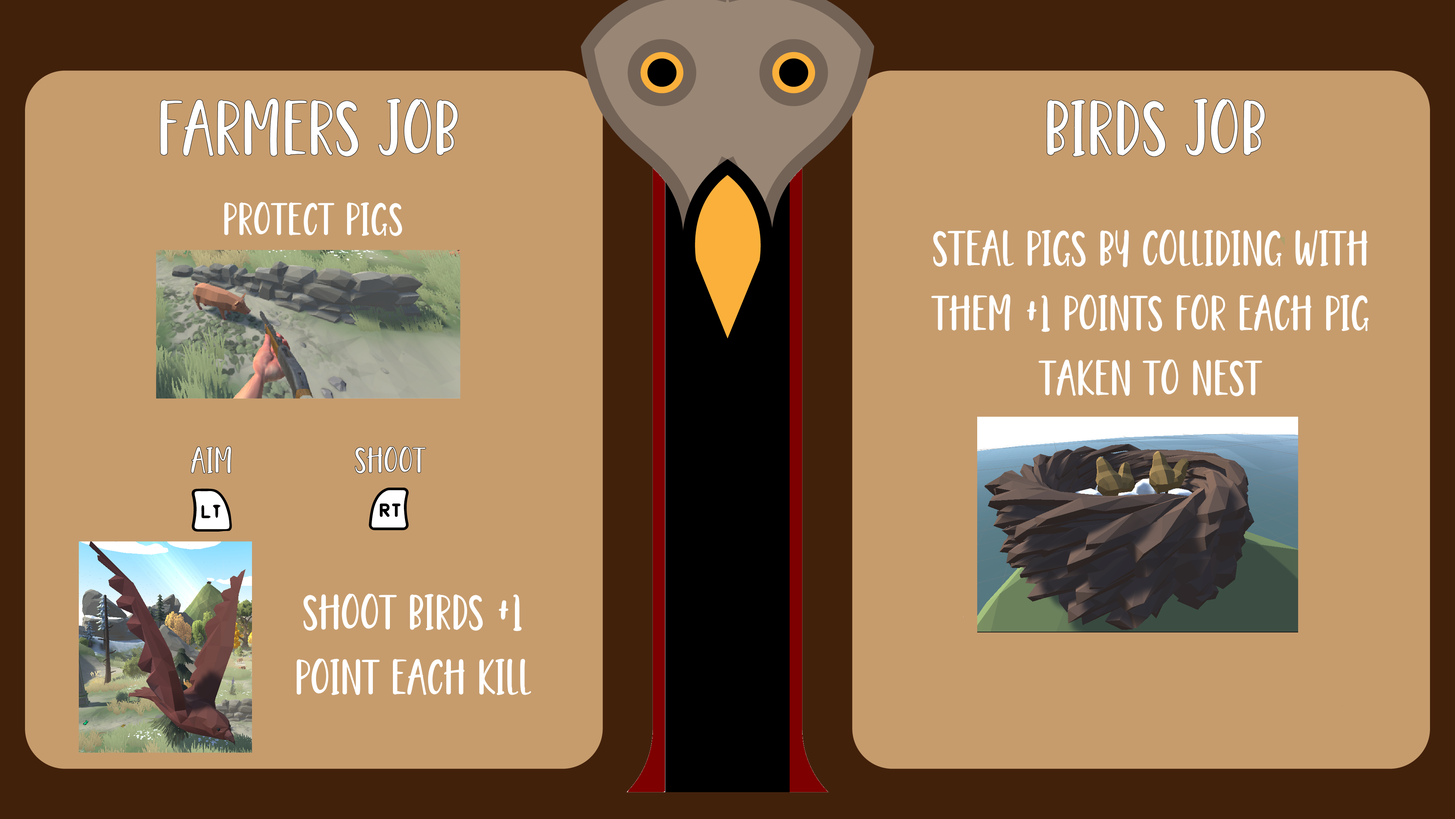
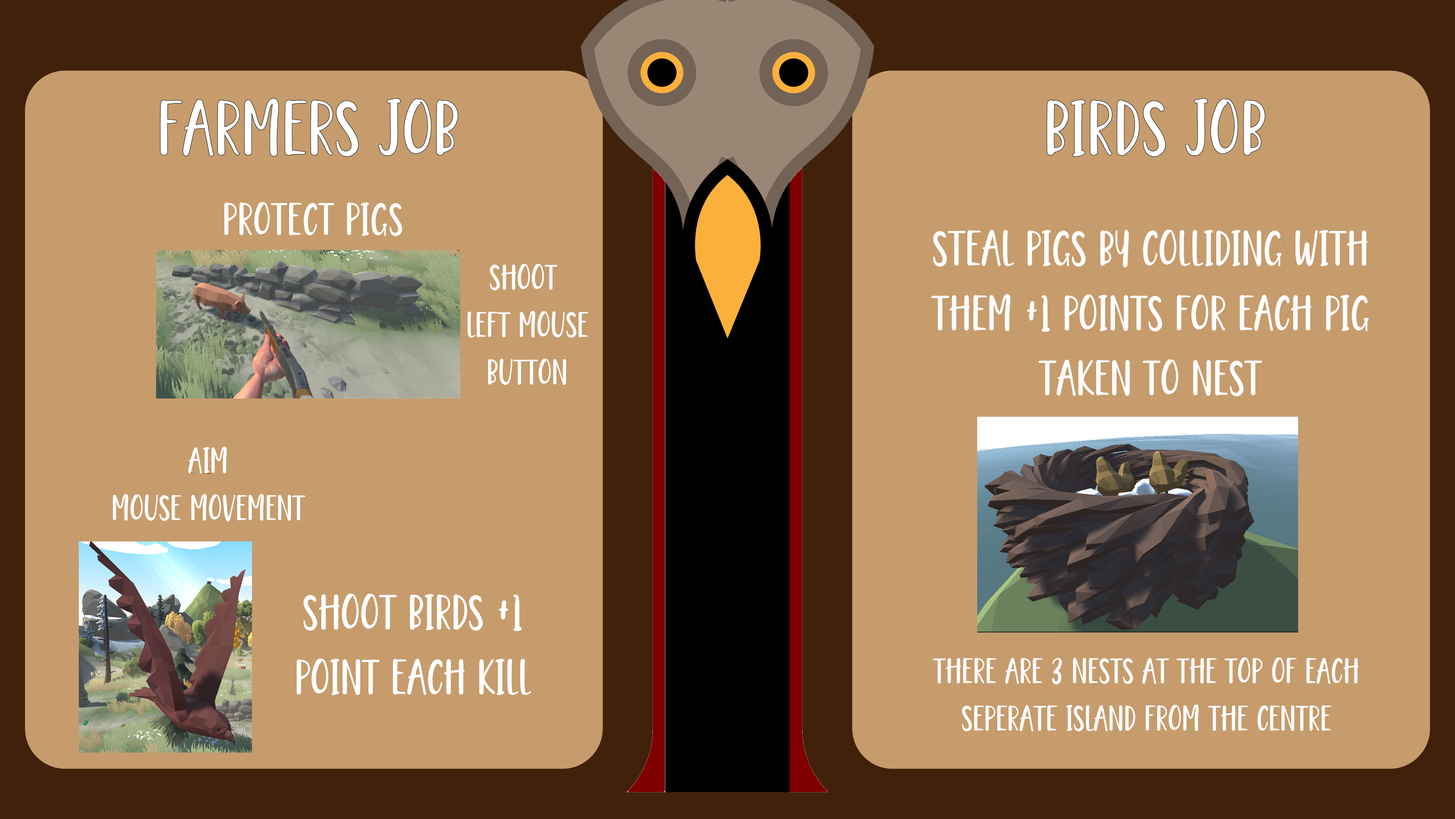
Two versions of the same layered image (1455×819). Layer-by-layer changes:
added layer "Shoot ..." above "There are 3 nests at the top o..." over [467, 263, 589, 386]
added layer "There are 3 nests at the top o..." above "Aim ..." over [933, 656, 1360, 732]
added layer "Aim ..." above "Info.png" over [112, 446, 306, 522]
painted on "Info.png" over [190, 445, 427, 532]
